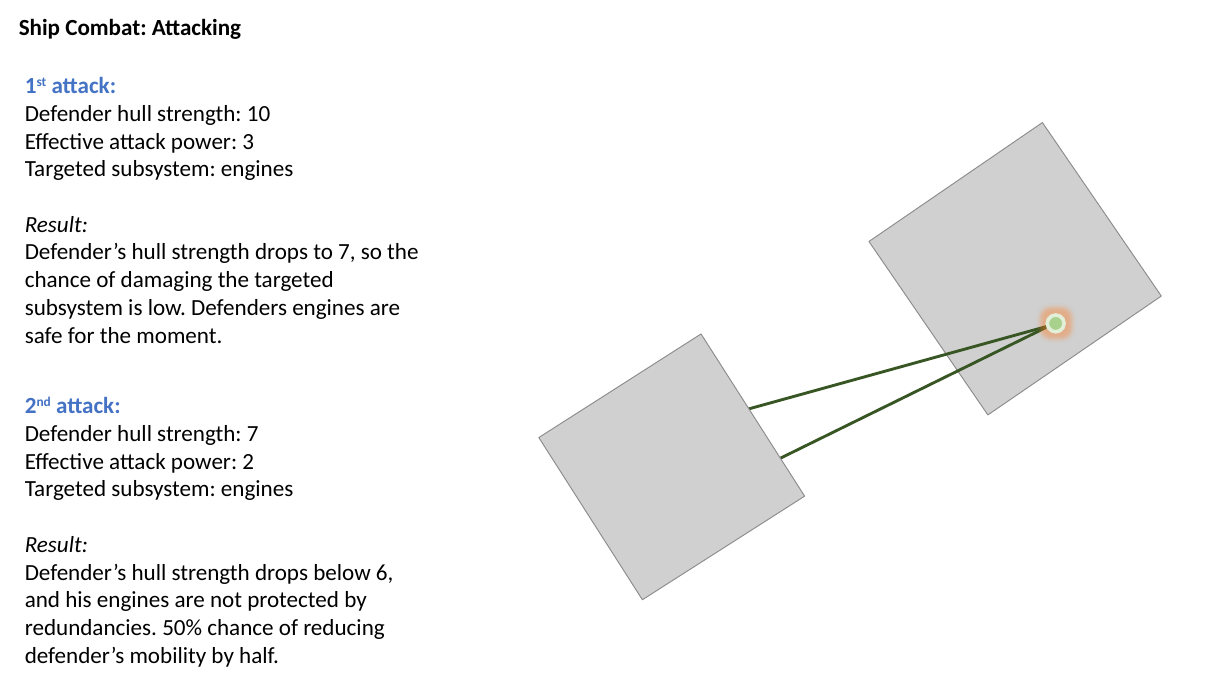
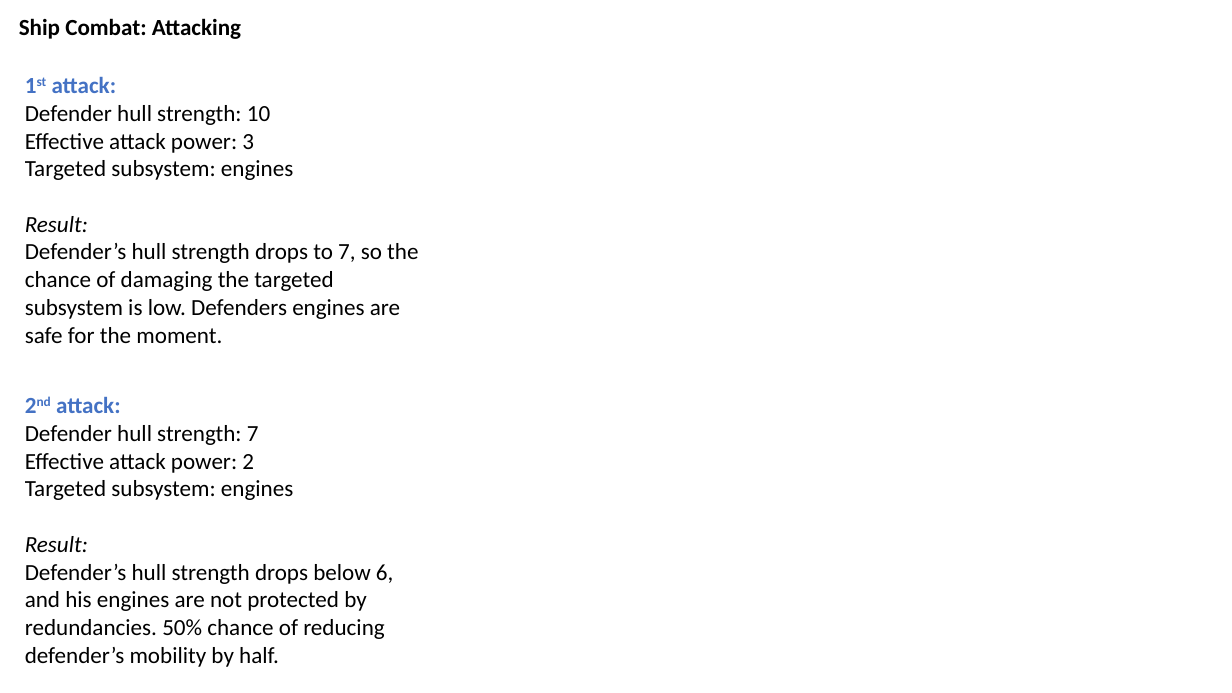
Before and after one commit to drdru7029/TI3-Combat-Simulator, a slide deck: slide 2 of doc/Game Concepts.pptx. Drawn at 1232x693 pixels with LibreOffice and Linux fonts; fonts in the diff are those of the drawing; grey boxes stand for pictures. Boxes give left, top, right and bottom in pixels: in the first picture for what was removed or moved away, otherwise in the second. Text is boxed around its words. In the diff, an @@ line names an element or a change of style, - is before the commit and + after.

```diff
--- a/doc/Game Concepts.pptx
+++ b/doc/Game Concepts.pptx
@@ picture removed at (869,122,1162,415) @@
@@ line removed from (627, 443) to (1058, 323) @@
@@ line removed from (662, 517) to (1054, 323) @@
@@ ellipse removed at (1047,315,1064,332) @@
@@ picture removed at (539,334,805,599) @@
```
Also in this commit, not shown: 1 other slide changed.
